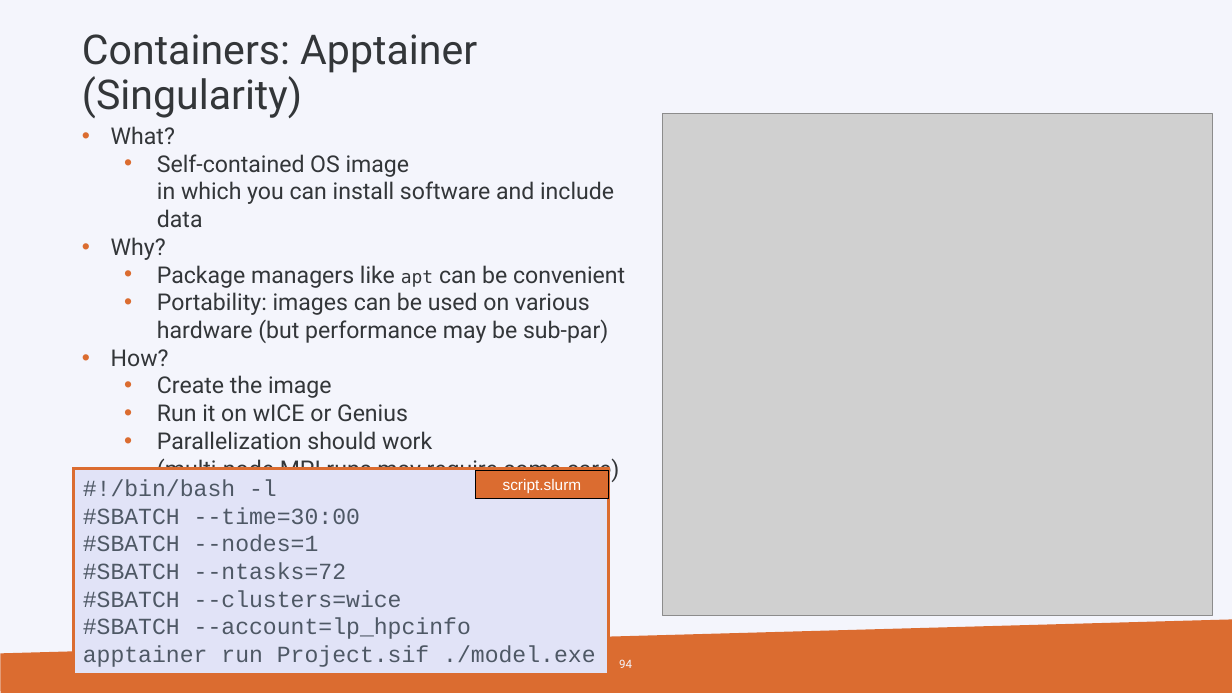
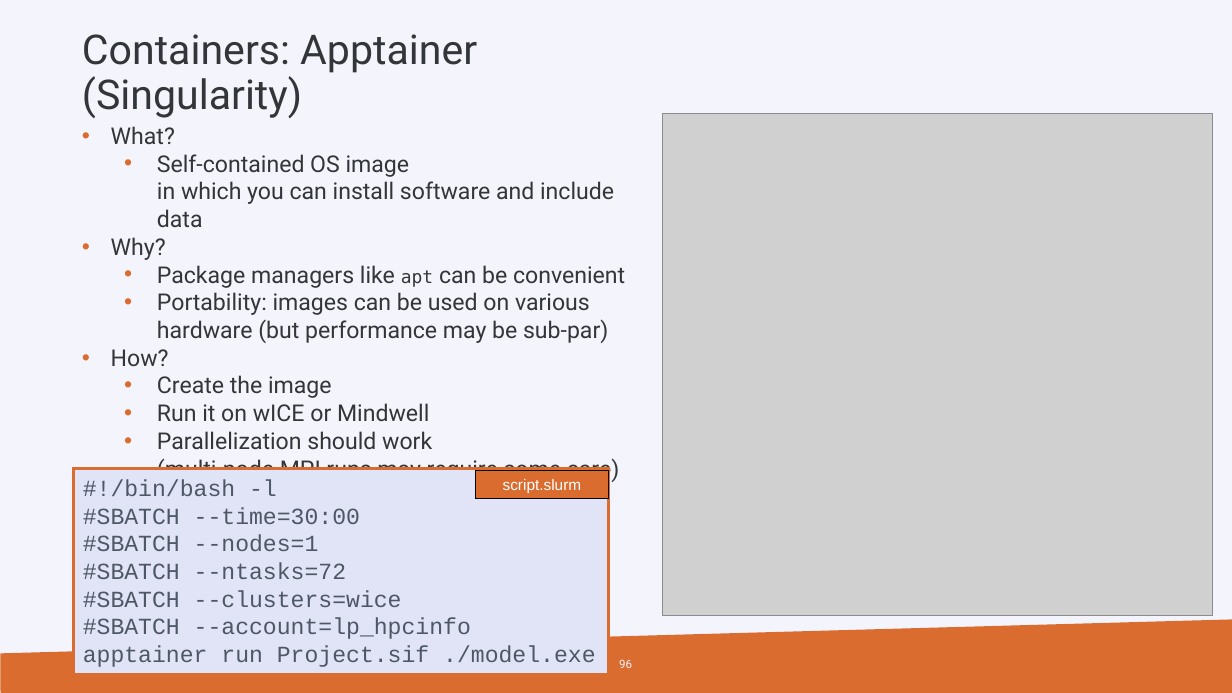
Before and after one commit to hpcleuven/HPC-intro, a slide deck: slide 96 of HPCintro.pptx (slide 94 before the commit). Drawn at 1232x693 pixels with LibreOffice and Linux fonts; fonts in the diff are those of the drawing; grey boxes stand for pictures; background and template pictures are left out. Boxes give left, top, right and bottom in pixels: in the first picture for what was removed or moved away, otherwise in the second. Text is boxed around its words. In the diff, an @@ line names an element or a change of style, - is before the commit and + after.

Commit message:
Update HPC intro slides.
This update contains changes relating to addition of Mindwell and the integration the Genius GPU resources into wICE.

```diff
--- a/HPCintro.pptx
+++ b/HPCintro.pptx
@@ text at [157,403,429,421]: text changed @@
-  • Run it on wICE or Genius
+  • Run it on wICE or Mindwell
@@ page number at [619,659,632,668]: text changed @@
-94
+96
```
Also in this commit, not shown: 19 other slides changed, 5 slides added, 3 slides removed, 1 other file.
